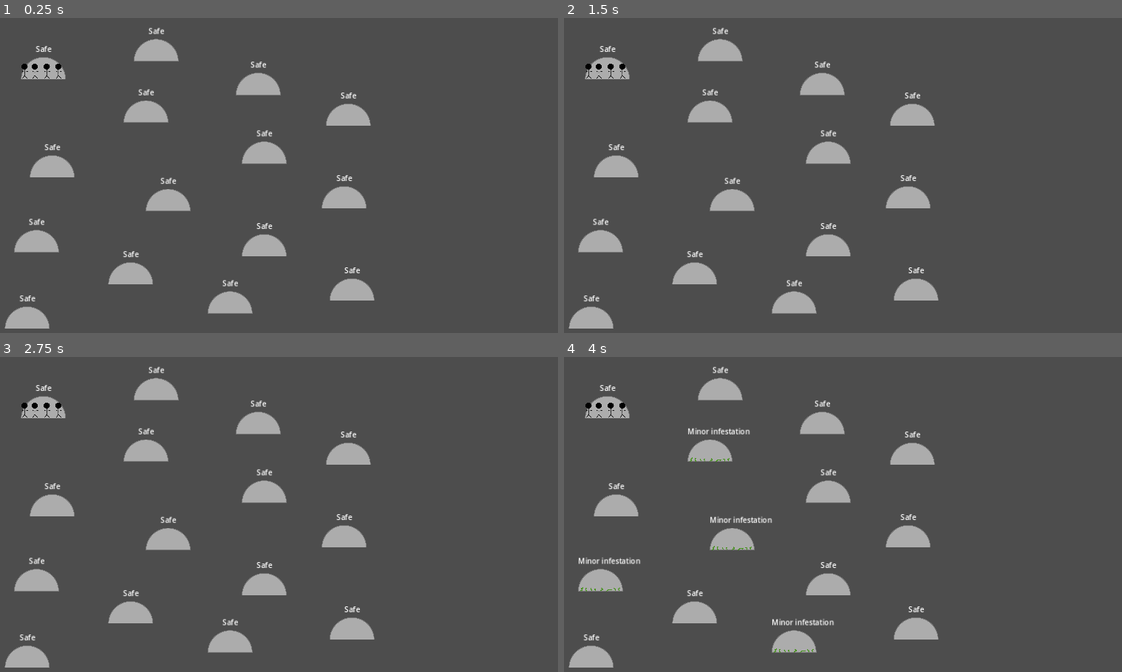
Above: before the commit, frames 1-4 (two rows, left to right).
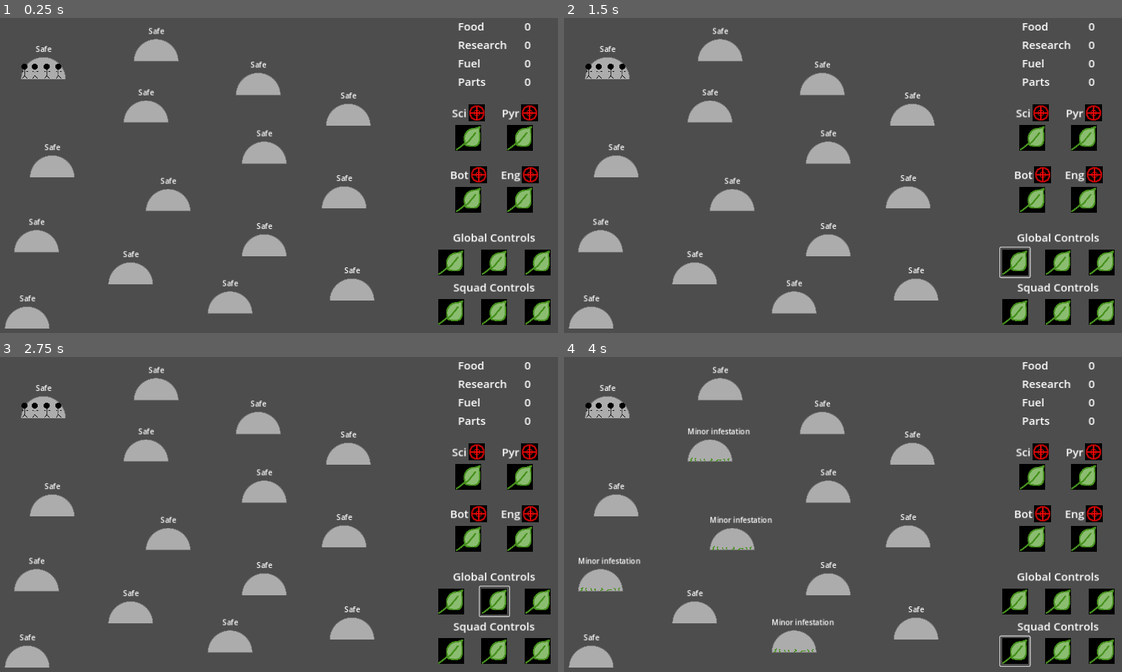
Above: after the commit, the same moments.

Repository: Aveli-games/contra-tentacula
Game: Godot game, scene res://main.tscn
Two runs of this game, one before a commit and one after it. Both use one fixed random seed, a clock stepped at 60 frames per second and the inputs below.
Inputs (mouse positions are in pixels of both pictures, inside the frame that each line leads up to):
- Up to frame 1 (0.25 s): no input
- Up to frame 2 (1.5 s): click (1032, 137) at 0.52 s; click (1015, 263) at 1.27 s
- Up to frame 3 (2.75 s): click (496, 602) at 2.02 s
- Up to frame 4 (4 s): click (1099, 602) at 2.77 s; click (1015, 649) at 3.52 s

The runs differ from the first frame. In frame 1, 5.5% of the frame differs, in the area x 78-99%, y 1-98%; in frame 2, 5.5%; in frame 3, 5.5%; in frame 4, 5.5%.

Commit message:
Add placeholders and structure for all UI elements
All clickable icons use same placeholder 64x64 icon. Squad current actions use placeholder 24x24 command icon.

Resources populate name statically, amount based on global resource value

Squads are populated statically, have tooltip to say full squad name

Commands populate statically with tooltips to say what each command is

Diff:
--- a/autoloads/Globals.gd
+++ b/autoloads/Globals.gd
@@ -4,3 +4,10 @@
 enum ResourceType {NONE, FOOD, FUEL, PARTS, RESEARCH}
 
 var base_infestation_rate = .1
+
+var resources = {
+	"food": 0,
+	"fuel": 0,
+	"parts": 0,
+	"research": 0
+}
--- /dev/null
+++ b/clickable_icon.tscn
@@ -0,0 +1,16 @@
+[gd_scene load_steps=2 format=3 uid="uid://bijbbgp8jusva"]
+
+[ext_resource type="Texture2D" uid="uid://clrcel841ts6e" path="res://art/squad_sprites/botanist_icon_placeholder.png" id="1_t0wii"]
+
+[node name="ClickableIcon" type="Button"]
+custom_minimum_size = Vector2(64, 64)
+offset_left = 384.0
+offset_top = 136.0
+offset_right = 448.0
+offset_bottom = 200.0
+size_flags_horizontal = 4
+size_flags_vertical = 4
+icon = ExtResource("1_t0wii")
+flat = true
+icon_alignment = 1
+expand_icon = true
--- /dev/null
+++ b/resource_info_display.gd
@@ -0,0 +1,7 @@
+extends HBoxContainer
+
+func set_text(text: String):
+	$ResourceName.text = text
+
+func set_amount(num: int):
+	$ResourceAmount.text = str(num)
--- /dev/null
+++ b/resource_info_display.tscn
@@ -0,0 +1,26 @@
+[gd_scene load_steps=3 format=3 uid="uid://ce1jmy6wn14ce"]
+
+[ext_resource type="Script" path="res://resource_info_display.gd" id="1_2dqr8"]
+
+[sub_resource type="Theme" id="Theme_5uy0m"]
+default_font_size = 24
+
+[node name="ResourceInfoDisplay" type="HBoxContainer"]
+offset_left = 408.0
+offset_top = 168.0
+offset_right = 519.0
+offset_bottom = 208.0
+theme = SubResource("Theme_5uy0m")
+theme_override_constants/separation = 14
+alignment = 1
+script = ExtResource("1_2dqr8")
+
+[node name="ResourceName" type="Label" parent="."]
+custom_minimum_size = Vector2(130, 0)
+layout_mode = 2
+text = "RESOURCE
+"
+
+[node name="ResourceAmount" type="Label" parent="."]
+layout_mode = 2
+text = "0"
--- /dev/null
+++ b/squad_info_display.gd
@@ -0,0 +1,7 @@
+extends VBoxContainer
+
+func set_text(text: String):
+	$Details/SquadAbbreviation.text = text
+
+func set_tooltip(text: String):
+	$ClickableIcon.tooltip_text = text
--- /dev/null
+++ b/squad_info_display.tscn
@@ -0,0 +1,33 @@
+[gd_scene load_steps=4 format=3 uid="uid://buvr472mrq05r"]
+
+[ext_resource type="Texture2D" uid="uid://bviytsxvrvum1" path="res://art/command_sprites/fight_sprite_placeholder.png" id="1_xim44"]
+[ext_resource type="Script" path="res://squad_info_display.gd" id="1_xufqx"]
+[ext_resource type="PackedScene" uid="uid://bijbbgp8jusva" path="res://clickable_icon.tscn" id="2_e0ysf"]
+
+[node name="SquadInfoDisplay" type="VBoxContainer"]
+offset_left = 392.0
+offset_top = 160.0
+offset_right = 520.0
+offset_bottom = 288.0
+size_flags_horizontal = 3
+size_flags_vertical = 3
+alignment = 2
+script = ExtResource("1_xufqx")
+
+[node name="Details" type="HBoxContainer" parent="."]
+layout_mode = 2
+alignment = 1
+
+[node name="SquadAbbreviation" type="Label" parent="Details"]
+layout_mode = 2
+theme_override_font_sizes/font_size = 24
+text = "Sqd"
+
+[node name="CurrentAction" type="TextureRect" parent="Details"]
+custom_minimum_size = Vector2(24, 24)
+layout_mode = 2
+texture = ExtResource("1_xim44")
+expand_mode = 3
+
+[node name="ClickableIcon" parent="." instance=ExtResource("2_e0ysf")]
+layout_mode = 2
--- /dev/null
+++ b/ui.gd
@@ -0,0 +1,34 @@
+extends CanvasLayer
+
+# Setting up the UI is a bit static at this point. I think UI work is where I could
+#    use the most improvement, but will leave polish on it for if we have time
+
+# TODO: Dynamically populate icons, primarily squad commands, based on available
+#    squad properties
+
+# Called when the node enters the scene tree for the first time.
+func _ready():
+	# Set up resource display
+	$RightSidebar/ResourceDisplay/FoodInfo.set_text("Food")
+	$RightSidebar/ResourceDisplay/FoodInfo.set_amount(Globals.resources["food"])
+	$RightSidebar/ResourceDisplay/ResearchInfo.set_text("Research")
+	$RightSidebar/ResourceDisplay/ResearchInfo.set_amount(Globals.resources["research"])
+	$RightSidebar/ResourceDisplay/FuelInfo.set_text("Fuel")
+	$RightSidebar/ResourceDisplay/FuelInfo.set_amount(Globals.resources["fuel"])
+	$RightSidebar/ResourceDisplay/PartsInfo.set_text("Parts")
+	$RightSidebar/ResourceDisplay/PartsInfo.set_amount(Globals.resources["parts"])
+
+	# Set up squad display
+	$RightSidebar/SquadDisplay/Scientists.set_text("Sci")
+	$RightSidebar/SquadDisplay/Scientists.set_tooltip("Scientists")
+	$RightSidebar/SquadDisplay/Pyros.set_text("Pyr")
+	$RightSidebar/SquadDisplay/Pyros.set_tooltip("Pyros")
+	$RightSidebar/SquadDisplay/Botanists.set_text("Bot")
+	$RightSidebar/SquadDisplay/Botanists.set_tooltip("Botanists")
+	$RightSidebar/SquadDisplay/Engineers.set_text("Eng")
+	$RightSidebar/SquadDisplay/Engineers.set_tooltip("Engineers")
+
+
+# Called every frame. 'delta' is the elapsed time since the previous frame.
+func _process(delta):
+	pass
--- a/ui.tscn
+++ b/ui.tscn
@@ -1,26 +1,109 @@
-[gd_scene format=3 uid="uid://1gp43cg7oef4"]
+[gd_scene load_steps=5 format=3 uid="uid://1gp43cg7oef4"]
+
+[ext_resource type="Script" path="res://ui.gd" id="1_wssrf"]
+[ext_resource type="PackedScene" uid="uid://ce1jmy6wn14ce" path="res://resource_info_display.tscn" id="1_xef0o"]
+[ext_resource type="PackedScene" uid="uid://buvr472mrq05r" path="res://squad_info_display.tscn" id="2_oxt2f"]
+[ext_resource type="PackedScene" uid="uid://bijbbgp8jusva" path="res://clickable_icon.tscn" id="3_u1dio"]
 
 [node name="UI" type="CanvasLayer"]
+script = ExtResource("1_wssrf")
 
-[node name="ResourceDisplay" type="VBoxContainer" parent="."]
+[node name="RightSidebar" type="VBoxContainer" parent="."]
+custom_minimum_size = Vector2(0, 720)
 offset_left = 960.0
 offset_right = 1280.0
-offset_bottom = 192.0
+offset_bottom = 720.0
+theme_override_constants/separation = 32
 
-[node name="SquadDisplay" type="GridContainer" parent="."]
-offset_left = 960.0
-offset_top = 192.0
-offset_right = 1280.0
-offset_bottom = 448.0
+[node name="ResourceDisplay" type="VBoxContainer" parent="RightSidebar"]
+layout_mode = 2
+alignment = 1
 
-[node name="ControlsDisplay" type="VBoxContainer" parent="."]
-offset_left = 960.0
-offset_top = 448.0
-offset_right = 1280.0
-offset_bottom = 720.0
-
-[node name="GlobalControls" type="HBoxContainer" parent="ControlsDisplay"]
+[node name="FoodInfo" parent="RightSidebar/ResourceDisplay" instance=ExtResource("1_xef0o")]
 layout_mode = 2
 
-[node name="SquadControls" type="HBoxContainer" parent="ControlsDisplay"]
+[node name="ResearchInfo" parent="RightSidebar/ResourceDisplay" instance=ExtResource("1_xef0o")]
 layout_mode = 2
+
+[node name="FuelInfo" parent="RightSidebar/ResourceDisplay" instance=ExtResource("1_xef0o")]
+layout_mode = 2
+
+[node name="PartsInfo" parent="RightSidebar/ResourceDisplay" instance=ExtResource("1_xef0o")]
+layout_mode = 2
+
+[node name="SquadDisplay" type="GridContainer" parent="RightSidebar"]
+layout_mode = 2
+size_flags_horizontal = 4
+size_flags_vertical = 4
+theme_override_constants/h_separation = 30
+theme_override_constants/v_separation = 30
+columns = 2
+
+[node name="Scientists" parent="RightSidebar/SquadDisplay" instance=ExtResource("2_oxt2f")]
+layout_mode = 2
+alignment = 1
+
+[node name="Pyros" parent="RightSidebar/SquadDisplay" instance=ExtResource("2_oxt2f")]
+layout_mode = 2
+alignment = 1
+
+[node name="Botanists" parent="RightSidebar/SquadDisplay" instance=ExtResource("2_oxt2f")]
+layout_mode = 2
+alignment = 1
+
+[node name="Engineers" parent="RightSidebar/SquadDisplay" instance=ExtResource("2_oxt2f")]
+layout_mode = 2
+alignment = 1
+
+[node name="ControlsDisplay" type="VBoxContainer" parent="RightSidebar"]
+layout_mode = 2
+
+[node name="GlobalControlLabel" type="Label" parent="RightSidebar/ControlsDisplay"]
+layout_mode = 2
+theme_override_font_sizes/font_size = 24
+text = "Global Controls
+"
+horizontal_alignment = 1
+vertical_alignment = 1
+
+[node name="GlobalControls" type="HBoxContainer" parent="RightSidebar/ControlsDisplay"]
+layout_mode = 2
+theme_override_constants/separation = 30
+alignment = 1
+
+[node name="ResearchMenuButton" parent="RightSidebar/ControlsDisplay/GlobalControls" instance=ExtResource("3_u1dio")]
+layout_mode = 2
+tooltip_text = "Research"
+
+[node name="PlayPauseButton" parent="RightSidebar/ControlsDisplay/GlobalControls" instance=ExtResource("3_u1dio")]
+layout_mode = 2
+tooltip_text = "Pause"
+
+[node name="MainMenuButton" parent="RightSidebar/ControlsDisplay/GlobalControls" instance=ExtResource("3_u1dio")]
+layout_mode = 2
+tooltip_text = "Main Menu"
+
+[node name="SquadControlsLabel" type="Label" parent="RightSidebar/ControlsDisplay"]
+layout_mode = 2
+theme_override_font_sizes/font_size = 24
+text = "Squad Controls
+"
+horizontal_alignment = 1
+vertical_alignment = 1
+
+[node name="SquadControls" type="HBoxContainer" parent="RightSidebar/ControlsDisplay"]
+layout_mode = 2
+theme_override_constants/separation = 30
+alignment = 1
+
+[node name="CommandButton" parent="RightSidebar/ControlsDisplay/SquadControls" instance=ExtResource("3_u1dio")]
+layout_mode = 2
+tooltip_text = "Move"
+
+[node name="CommandButton2" parent="RightSidebar/ControlsDisplay/SquadControls" instance=ExtResource("3_u1dio")]
+layout_mode = 2
+tooltip_text = "Special"
+
+[node name="CommandButton3" parent="RightSidebar/ControlsDisplay/SquadControls" instance=ExtResource("3_u1dio")]
+layout_mode = 2
+tooltip_text = "Fight"
Binary file added: art/command_sprites/fight_sprite_placeholder.png
Not shown, added: art/command_sprites/fight_sprite_placeholder.png.import
Binary file added: art/squad_sprites/botanist_icon_placeholder.png
Not shown, added: art/squad_sprites/botanist_icon_placeholder.png.import
